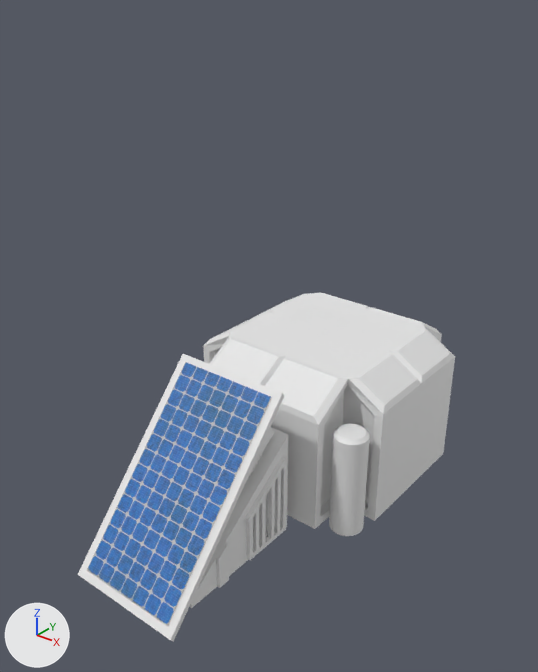
An edit to the Blender file solarpanel.blend, drawn before and after from the same camera.
Both versions are drawn from a 50 mm lens placed at (33.8, -50.8, 41.8), pointed at (0.4, -9.1, 15.9). Arrows for +X, +Y and +Z are at lower left; the lights stay in place. The older version comes first.
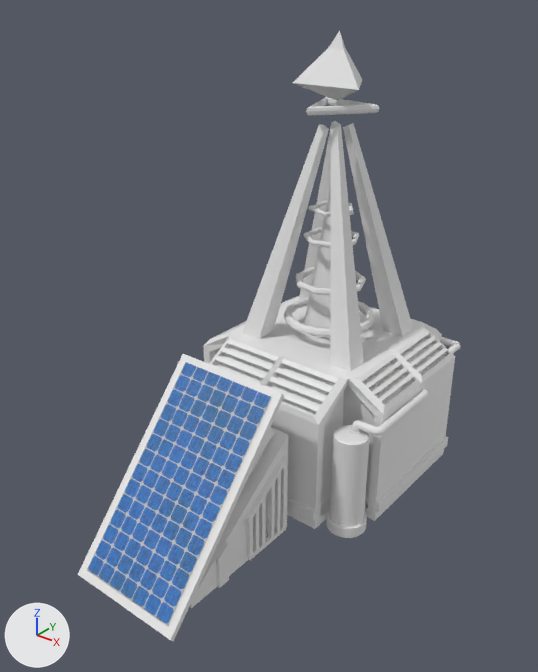
The change, as a list of edits to the scene's bpy script:
```text
Change me_cube_008:
    used by ob_cube_001; location = (0.0, 0.0, 6.6); scale = (6.27, 6.27, 6.27)
    remove me_cube_008.from_pydata(...)  # 36 vertices, 32 faces; spans x 0.0..1.53, y -1.64..0.0, z -1.0..1.01
    add me_cube_008.from_pydata(...)  # 112 vertices, 90 faces; spans x 0.0..1.58, y -1.68..0.0, z -1.0..1.01
    me_cube_008 part 1: 60 vertices added at x 0.04..1.45, y -1.57..-0.06, z 0.62..0.97
    me_cube_008 part 2: 8 vertices added at x 1.53..1.58, y -1.0..0.0, z -0.83..-0.68
    other edits to the shape of me_cube_008 do not show in these pictures
Change me_cylinder_002:
    used by ob_cylinder_002; location = (7.86, -7.98, 1.58); scale = (1.44, 1.44, 1.44)
    remove me_cylinder_002.from_pydata(...)  # 96 vertices, 66 faces; spans x -1.0..1.0, y -1.0..1.0, z -1.0..5.45
    add me_cylinder_002.from_pydata(...)  # 192 vertices, 162 faces; spans x -1.16..1.16, y -1.16..1.16, z -1.0..5.29
    me_cylinder_002 part 3
    32 faces are deleted
    32 vertices move from x -0.79..0.79, y -0.79..0.79, z 5.45 to x -0.9..0.9, y -0.9..0.9, z 5.29
    32 vertices are added at x -1.16..1.16, y -1.16..1.16, z -1.0
    32 new vertices lie (0.0, 0.0, -5.58) away from vertices in x -1.0..1.0, y -1.0..1.0, z 5.25
    32 new vertices lie (0.0, 0.0, 0.67) away from vertices in x -1.16..1.16, y -1.16..1.16, z -1.0
    128 new faces join them
Add me_cube_006:
    me_cube_006.from_pydata([(-1.64, -1.64, -1.0), (-0.18, -0.18, 12.3), (-1.64, 1.64, -1.0), (-0.18, 0.18, 12.3), (1.64, -1.64, -1.0), (0.18, -0.18, 12.3), (1.64, 1.64, -1.0), (0.18, 0.18, 12.3)], [], [(0, 1, 3, 2), (2, 3, 7, 6), (6, 7, 5, 4), (4, 5, 1, 0), (2, 6, 4, 0), (7, 3, 1, 5)])
Add me_cube_005:
    me_cube_005.from_pydata([(3.9, -5.3, -0.3), (0.3, -1.2, 18.0), (3.9, -3.3, -0.3), (0.3, -0.6, 17.9), (5.9, -5.3, -0.3), (0.9, -1.1, 18.2), (5.9, -3.3, -0.3), (0.8, -0.5, 18.1)], [], [(0, 1, 3, 2), (2, 3, 7, 6), (6, 7, 5, 4), (4, 5, 1, 0), (2, 6, 4, 0), (7, 3, 1, 5)])
Change ob_torus_001:
    remove ob_torus_001.hide_set(True)  # its collection is switched off
    ob_torus_001.scale: (3.48, 3.48, 3.48) -> (2.78, 2.78, 2.78)
Change ob_torus_002:
    remove ob_torus_002.hide_set(True)  # its collection is switched off
    ob_torus_002.location: (0.0, 0.0, 16.93) -> (0.0, 0.0, 17.76)
    ob_torus_002.scale: (2.67, 2.67, 2.67) -> (2.16, 2.16, 2.16)
Change ob_torus_003:
    remove ob_torus_003.hide_set(True)  # its collection is switched off
    ob_torus_003.location: (0.0, 0.0, 19.38) -> (0.0, 0.0, 21.69)
    ob_torus_003.scale: (2.27, 2.27, 2.27) -> (1.68, 1.68, 1.68)
Change ob_torus_004:
    remove ob_torus_004.hide_set(True)  # its collection is switched off
    ob_torus_004.location: (0.0, 0.0, 22.11) -> (0.0, 0.0, 24.18)
    ob_torus_004.scale: (2.06, 2.06, 2.06) -> (1.4, 1.4, 1.4)
Change ob_torus_005:
    remove ob_torus_005.hide_set(True)  # its collection is switched off
    ob_torus_005.location: (0.0, 0.0, 25.29) -> (0.0, 0.0, 32.39)
    ob_torus_005.rotation_euler: (0.0, 0.0, 0.0) -> (0.0, 0.0, 0.363)  # degrees (0, 0, 0) -> degrees (0, 0, 21)
    ob_torus_005.scale: (1.84, 1.84, 1.84) -> (2.33, 2.33, 2.33)
Change ob_sphere:
    remove ob_sphere.hide_set(True)  # its collection is switched off
    ob_sphere.location: (0.0, 0.0, 26.33) -> (0.0, 0.0, 35.41)
    ob_sphere.scale: (1.0, 1.0, 1.0) -> (2.56, 2.56, 2.56)
Add ob_cube_008:
    ob_cube_008 = bpy.data.objects.new('Cube.008', me_cube_006)
    ob_cube_008.location = (0.0, 0.0, 14.11)
Add ob_cube_007:
    ob_cube_007 = bpy.data.objects.new('Cube.007', me_cube_005)  # modifiers MIRROR
    ob_cube_007.location = (0.0, 0.0, 12.87)
Add ob_cylinder_005:
    ob_cylinder_005 = bpy.data.objects.new('Cylinder.005', me_cylinder_005)  # 1032 vertices, 1008 faces; spans x -5.1..0.7, y -0.7..1.4, z -5.4..11.7
    ob_cylinder_005.location = (5.74, 10.52, 9.79)
    ob_cylinder_005.rotation_euler = (-1.571, 0.0, -4.712)  # degrees (-90, 0, -270)
    ob_cylinder_005.scale = (0.492, 0.492, 0.492)
Add ob_cylinder_003:
    ob_cylinder_003 = bpy.data.objects.new('Cylinder.003', me_cylinder_005.copy())
    ob_cylinder_003.location = (9.93, -5.21, 9.9)
    ob_cylinder_003.rotation_euler = (-1.571, 0.0, 0.0)  # degrees (-90, 0, 0)
    ob_cylinder_003.scale = (0.492, 0.492, 0.492)
```

Pixel boxes [x1, y1, x2, y2] of what changed, in the pictures (538 x 672 px):
'Cube.001', reshaped
    before: [203, 292, 455, 529]
    after: [203, 296, 455, 529]
'Cube.007', added
    after: [242, 121, 413, 372]
'Cylinder.002', reshaped (7% wider)
    before: [329, 424, 370, 536]
    after: [326, 425, 370, 538]
'Sphere', shown
    after: [293, 31, 362, 101]
'Cube.008', added
    after: [304, 184, 331, 339]
'Torus.001', shown
    after: [283, 297, 375, 338]
'Torus.005', shown
    after: [306, 97, 380, 116]
'Cylinder.003', added
    after: [350, 389, 428, 436]
'Torus.002', shown
    after: [296, 267, 366, 295]
'Torus.003', shown
    after: [304, 227, 359, 248]
'Torus.004', shown
    after: [309, 200, 354, 217]
'Cylinder.005', added
    after: [441, 337, 461, 354]
part 1 of me_cube_008, added
    after: [204, 296, 453, 425]
part 2 of me_cube_008, added
    after: [203, 346, 455, 520]
